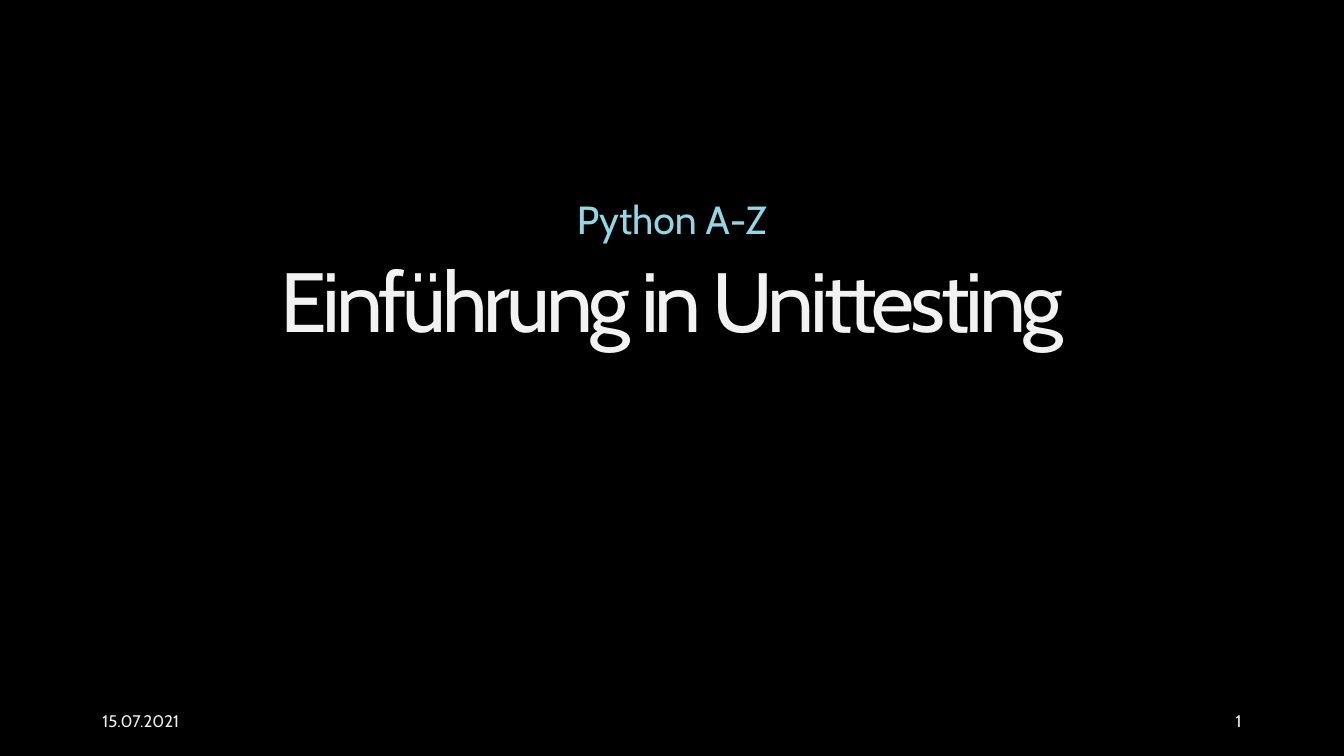
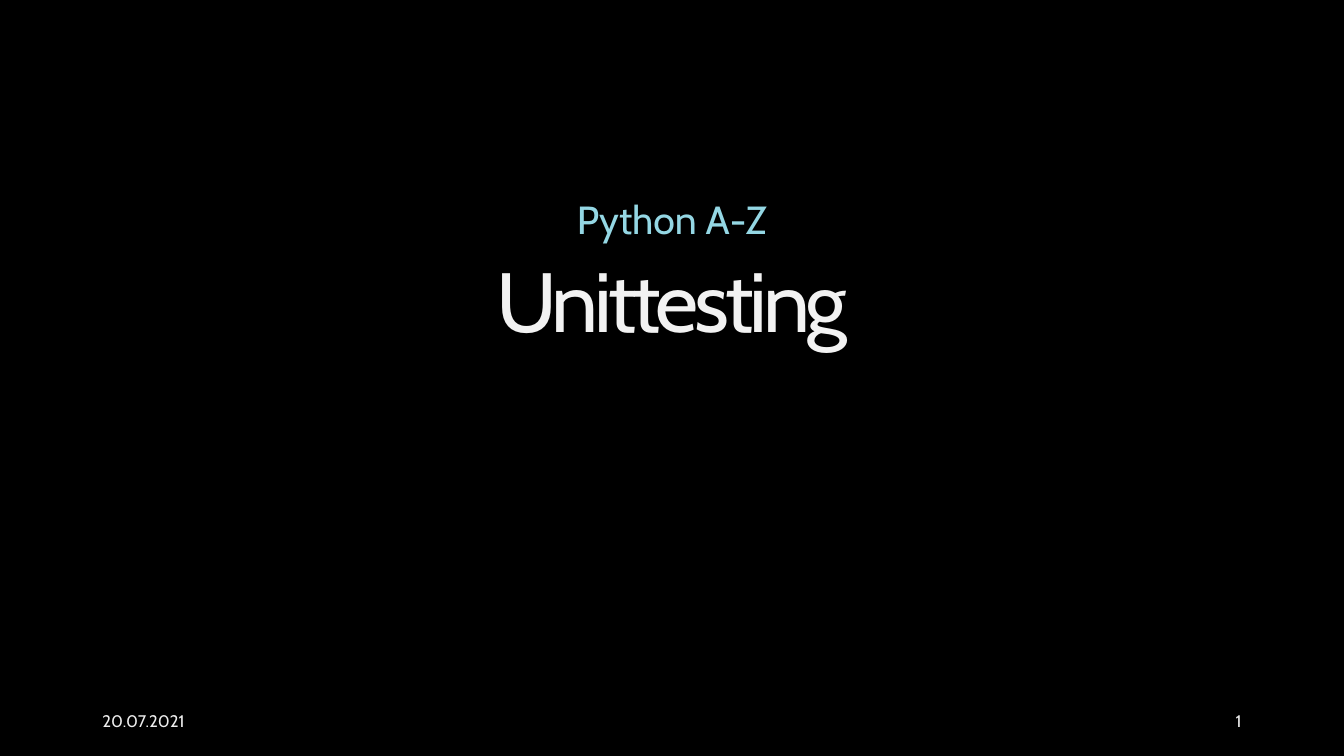
Before and after one commit to EsstBananeImEi/python_kurs, a slide deck: slide 1 of Materialien/Powerpoint/Einführung in Unittesting.pptx. Drawn at 1344x756 pixels with LibreOffice and Linux fonts; fonts in the diff are those of the drawing; background and template pictures are left out. Boxes give left, top, right and bottom in pixels: in the first picture for what was removed or moved away, otherwise in the second. Text is boxed around its words. In the diff, an @@ line names an element or a change of style, - is before the commit and + after.

```diff
--- a/Materialien/Powerpoint/Einführung in Unittesting.pptx
+++ b/Materialien/Powerpoint/Einführung in Unittesting.pptx
@@ title at <box>496,273,847,351</box>: text changed @@
-Einführung in Unittesting
+Unittesting
@@ text at <box>102,715,184,728</box>: text changed @@
-15.07.2021
+20.07.2021
```
Also in this commit, not shown: 7 other slides changed, 3 other files.
